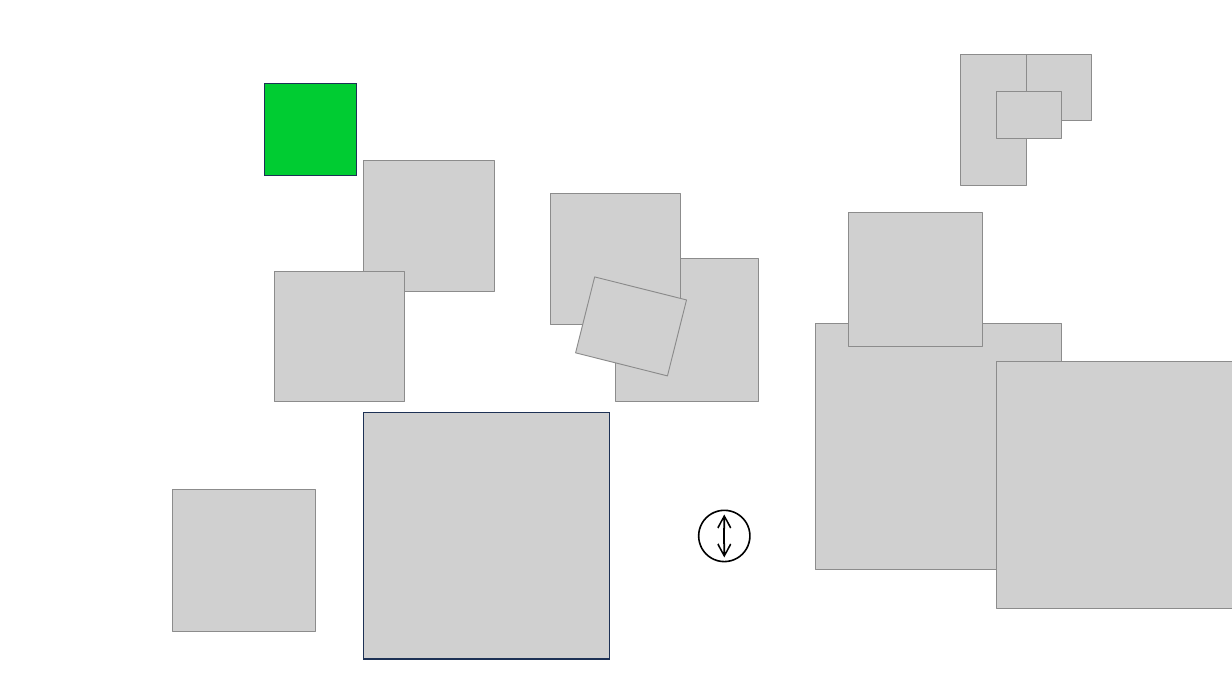
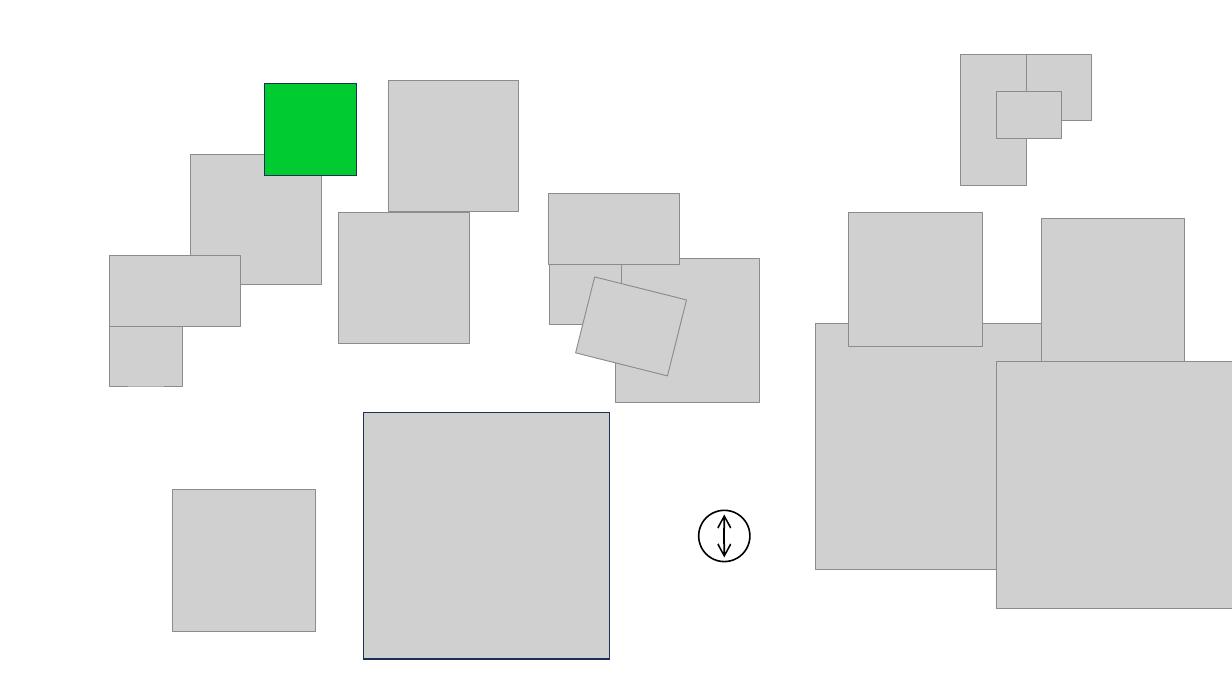
Before and after one commit to nabe-daisuki/meeting, a slide deck: slide 1 of アイコン作成.pptx. Drawn at 1232x693 pixels with LibreOffice and Linux fonts; fonts in the diff are those of the drawing; grey boxes stand for pictures. Boxes give left, top, right and bottom in pixels: in the first picture for what was removed or moved away, otherwise in the second. Text is boxed around its words. In the diff, an @@ line names an element or a change of style, - is before the commit and + after.

```diff
--- a/アイコン作成.pptx
+++ b/アイコン作成.pptx
@@ picture: place and size @@
-picture at <box>363,161,494,292</box>
+picture at <box>388,80,519,212</box>
@@ picture: place and size @@
-picture at <box>550,194,681,325</box>
+picture at <box>191,154,323,286</box>
@@ picture added at <box>549,193,680,264</box> @@
@@ picture added at <box>550,193,622,324</box> @@
@@ picture: place and size @@
-picture at <box>274,271,406,402</box>
+picture at <box>338,213,470,344</box>
@@ picture: place and size @@
-picture at <box>616,259,760,402</box>
+picture at <box>1042,218,1185,361</box>
@@ picture added at <box>109,255,240,326</box> @@
@@ picture added at <box>110,255,183,386</box> @@
@@ picture added at <box>616,259,759,402</box> @@
```
Also in this commit, not shown: 24 other files.
